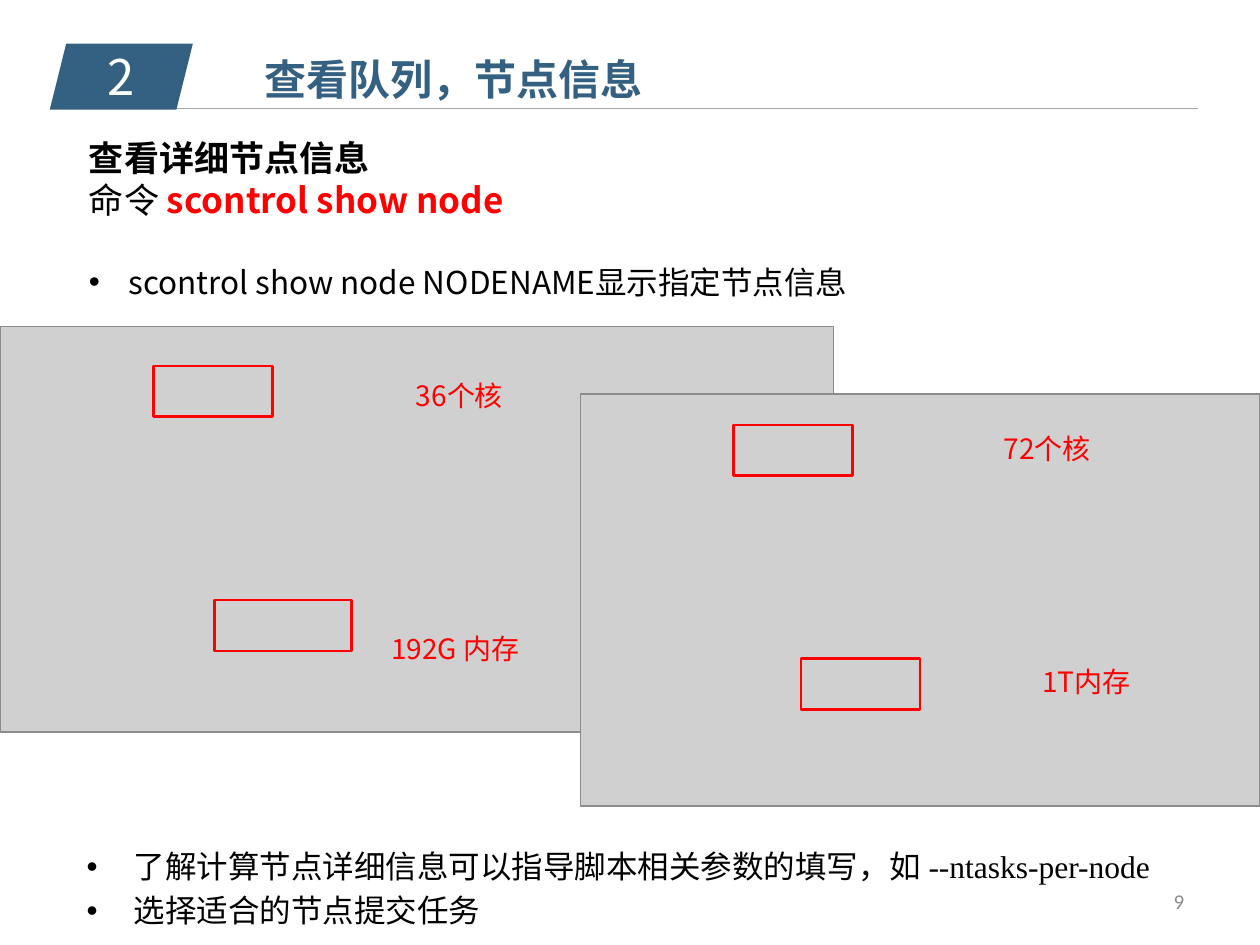
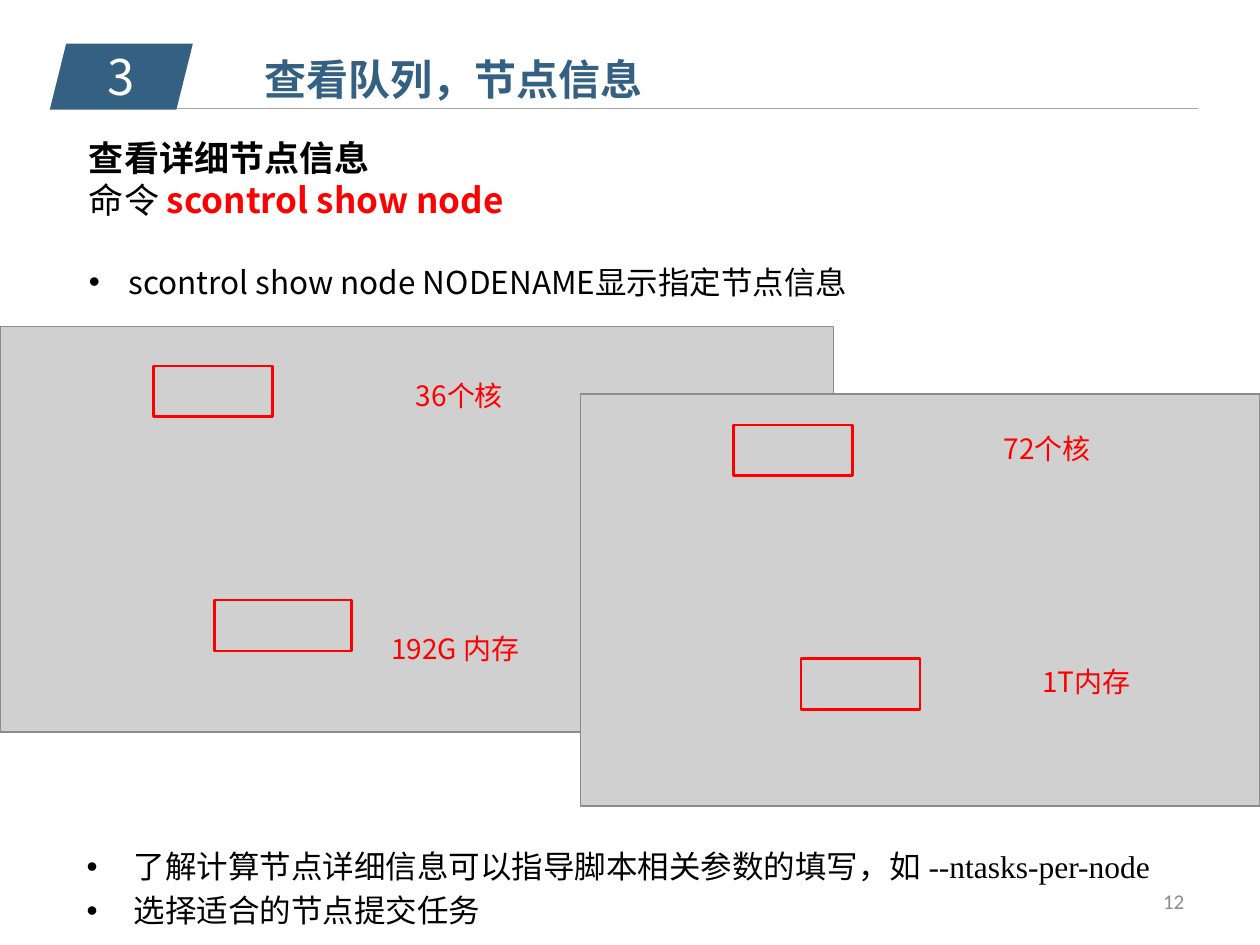
Before and after one commit to SSlakeLabTiangong/2019_workshop, a slide deck: slide 12 of 05_SSLAB_HPC_usage/HPC-Slurm.pptx (slide 9 before the commit). Drawn at 1260x945 pixels with LibreOffice and Linux fonts; fonts in the diff are those of the drawing; grey boxes stand for pictures; background and template pictures are left out. Boxes give left, top, right and bottom in pixels: in the first picture for what was removed or moved away, otherwise in the second. Text is boxed around its words. In the diff, an @@ line names an element or a change of style, - is before the commit and + after.

```diff
--- a/05_SSLAB_HPC_usage/HPC-Slurm.pptx
+++ b/05_SSLAB_HPC_usage/HPC-Slurm.pptx
@@ text at (108, 58, 135, 96): text changed @@
-2
+3
@@ page number at (1163, 895, 1184, 909): text changed @@
-9
+12
```
Also in this commit, not shown: 8 other slides changed.
